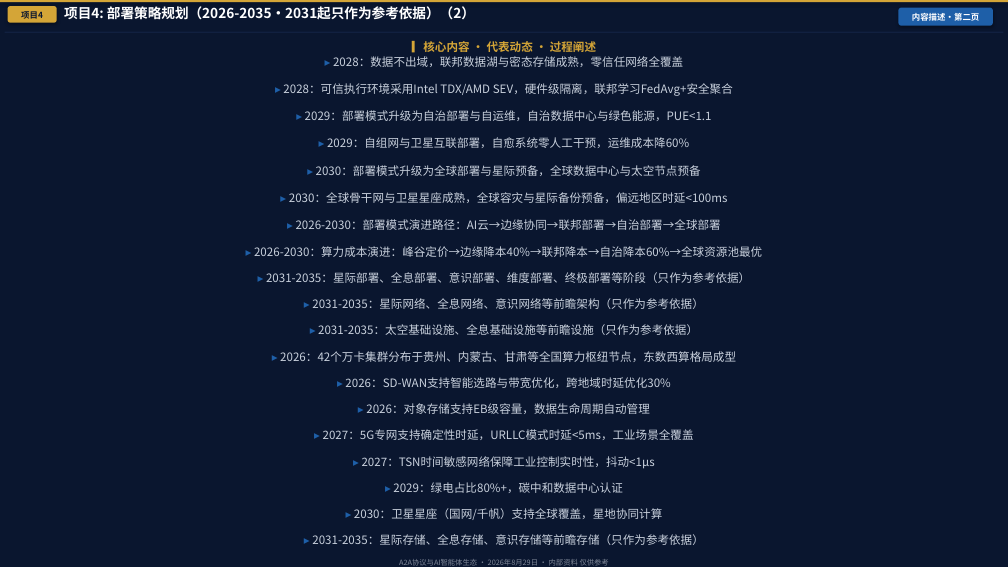
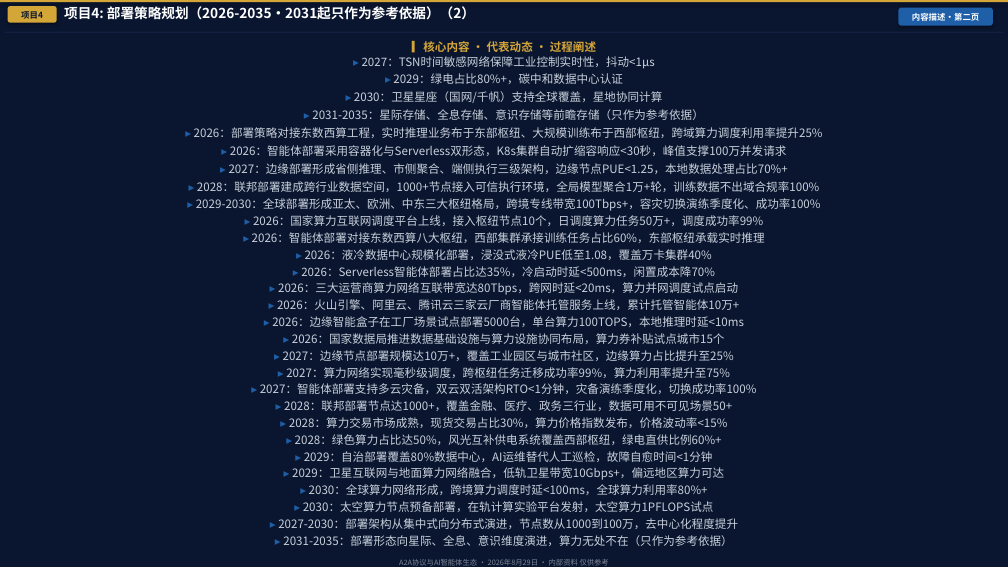
Before and after one commit to Hxdmou/Robot, a slide deck: slide 16 of A2A协议2.0_AI智能体演进路线图_2026_V52_无水印版.pptx. Drawn at 1008x567 pixels with LibreOffice and Linux fonts; fonts in the diff are those of the drawing. Boxes give left, top, right and bottom in pixels: in the first picture for what was removed or moved away, otherwise in the second. Text is boxed around its words. In the diff, an @@ line names an element or a change of style, - is before the commit and + after.

```diff
--- a/A2A协议2.0_AI智能体演进路线图_2026_V52_无水印版.pptx
+++ b/A2A协议2.0_AI智能体演进路线图_2026_V52_无水印版.pptx
@@ text at [254,56,762,440]: paragraphs removed @@
-▸ 2028：数据不出域，联邦数据湖与密态存储成熟，零信任网络全覆盖
-▸ 2028：可信执行环境采用Intel TDX/AMD SEV，硬件级隔离，联邦学习FedAvg+安全聚合
-▸ 2029：部署模式升级为自治部署与自运维，自治数据中心与绿色能源，PUE<1.1
-▸ 2029：自组网与卫星互联部署，自愈系统零人工干预，运维成本降60%
-▸ 2030：部署模式升级为全球部署与星际预备，全球数据中心与太空节点预备
-▸ 2030：全球骨干网与卫星星座成熟，全球容灾与星际备份预备，偏远地区时延<100ms
-▸ 2026-2030：部署模式演进路径：AI云→边缘协同→联邦部署→自治部署→全球部署
-▸ 2026-2030：算力成本演进：峰谷定价→边缘降本40%→联邦降本→自治降本60%→全球资源池最优
-▸ 2031-2035：星际部署、全息部署、意识部署、维度部署、终极部署等阶段（只作为参考依据）
-▸ 2031-2035：星际网络、全息网络、意识网络等前瞻架构（只作为参考依据）
-▸ 2031-2035：太空基础设施、全息基础设施等前瞻设施（只作为参考依据）
-▸ 2026：42个万卡集群分布于贵州、内蒙古、甘肃等全国算力枢纽节点，东数西算格局成型
-▸ 2026：SD-WAN支持智能选路与带宽优化，跨地域时延优化30%
-▸ 2026：对象存储支持EB级容量，数据生命周期自动管理
-▸ 2027：5G专网支持确定性时延，URLLC模式时延<5ms，工业场景全覆盖
@@ text at [312,56,703,120]: less space between paragraphs; more space between paragraphs @@
@@ text at [194,127,823,546]: paragraphs added @@
+▸ 2026：部署策略对接东数西算工程，实时推理业务布于东部枢纽、大规模训练布于西部枢纽，跨域算力调度利用率提升25%
+▸ 2026：智能体部署采用容器化与Serverless双形态，K8s集群自动扩缩容响应<30秒，峰值支撑100万并发请求
+▸ 2027：边缘部署形成省侧推理、市侧聚合、端侧执行三级架构，边缘节点PUE<1.25，本地数据处理占比70%+
+▸ 2028：联邦部署建成跨行业数据空间，1000+节点接入可信执行环境，全局模型聚合1万+轮，训练数据不出域合规率100%
+▸ 2029-2030：全球部署形成亚太、欧洲、中东三大枢纽格局，跨境专线带宽100Tbps+，容灾切换演练季度化、成功率100%
+▸ 2026：国家算力互联网调度平台上线，接入枢纽节点10个，日调度算力任务50万+，调度成功率99%
+▸ 2026：智能体部署对接东数西算八大枢纽，西部集群承接训练任务占比60%，东部枢纽承载实时推理
+▸ 2026：液冷数据中心规模化部署，浸没式液冷PUE低至1.08，覆盖万卡集群40%
+▸ 2026：Serverless智能体部署占比达35%，冷启动时延<500ms，闲置成本降70%
+▸ 2026：三大运营商算力网络互联带宽达80Tbps，跨网时延<20ms，算力并网调度试点启动
+▸ 2026：火山引擎、阿里云、腾讯云三家云厂商智能体托管服务上线，累计托管智能体10万+
+▸ 2026：边缘智能盒子在工厂场景试点部署5000台，单台算力100TOPS，本地推理时延<10ms
+▸ 2026：国家数据局推进数据基础设施与算力设施协同布局，算力券补贴试点城市15个
+▸ 2027：边缘节点部署规模达10万+，覆盖工业园区与城市社区，边缘算力占比提升至25%
+▸ 2027：算力网络实现毫秒级调度，跨枢纽任务迁移成功率99%，算力利用率提升至75%
+▸ 2027：智能体部署支持多云灾备，双云双活架构RTO<1分钟，灾备演练季度化，切换成功率100%
+▸ 2028：联邦部署节点达1000+，覆盖金融、医疗、政务三行业，数据可用不可见场景50+
+▸ 2028：算力交易市场成熟，现货交易占比30%，算力价格指数发布，价格波动率<15%
+▸ 2028：绿色算力占比达50%，风光互补供电系统覆盖西部枢纽，绿电直供比例60%+
+▸ 2029：自治部署覆盖80%数据中心，AI运维替代人工巡检，故障自愈时间<1分钟
+▸ 2029：卫星互联网与地面算力网络融合，低轨卫星带宽10Gbps+，偏远地区算力可达
+▸ 2030：全球算力网络形成，跨境算力调度时延<100ms，全球算力利用率80%+
+▸ 2030：太空算力节点预备部署，在轨计算实验平台发射，太空算力1PFLOPS试点
+▸ 2027-2030：部署架构从集中式向分布式演进，节点数从1000到100万，去中心化程度提升
+▸ 2031-2035：部署形态向星际、全息、意识维度演进，算力无处不在（只作为参考依据）
```
Also in this commit, not shown: 31 other slides changed, 3 other files.
